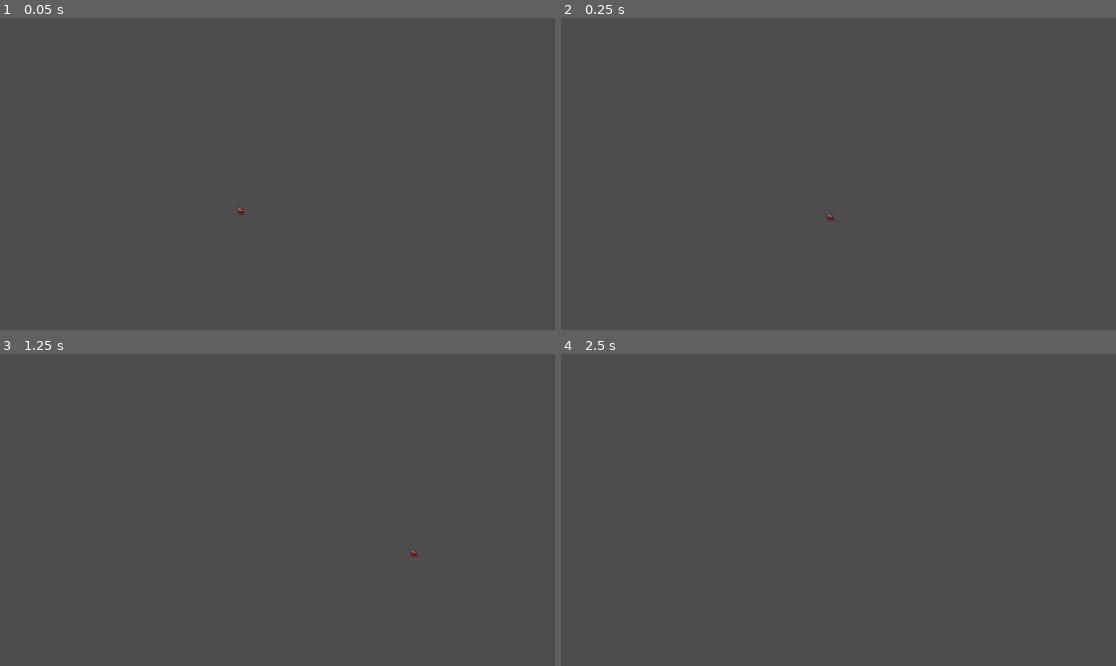
Above: before the commit, frames 1-4 (two rows, left to right).
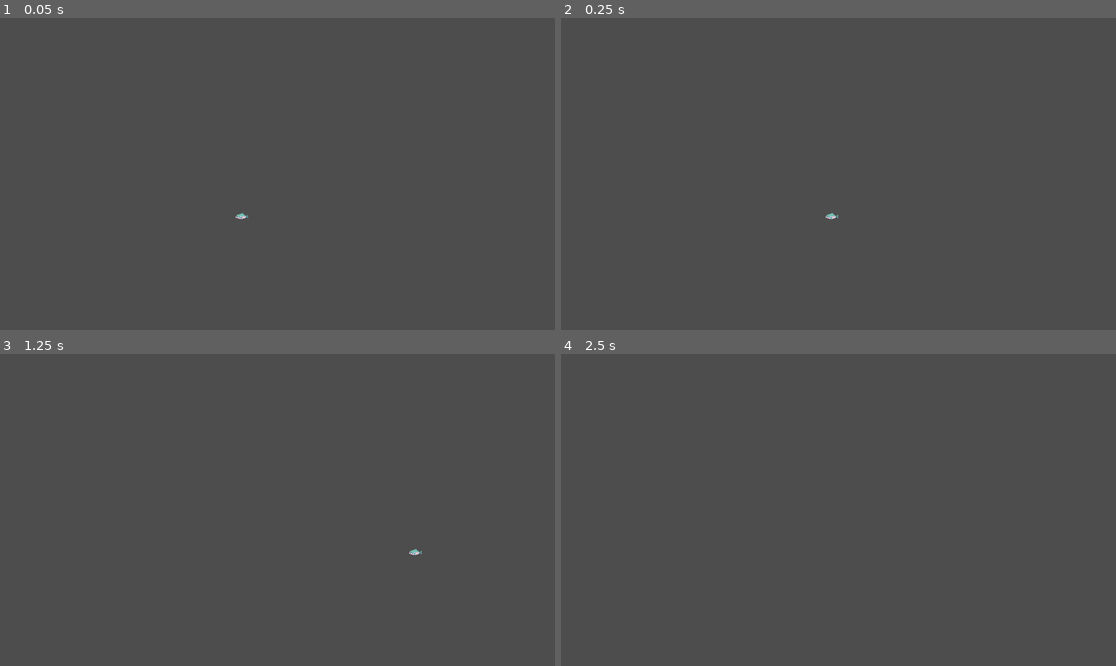
Above: after the commit, the same moments.

Repository: ocegnc/Bubullshit
Game: Godot game, scene res://Scenes/game.tscn
Two runs of this game, one before a commit and one after it. Both use one fixed random seed, a clock stepped at 60 frames per second and the inputs below.
Inputs:
- Up to frame 1 (0.05 s): no input
- Up to frame 2 (0.25 s): no input
- Up to frame 3 (1.25 s): hold Right (ui_right) from 0.53 s (still down)
- Up to frame 4 (2.5 s): tap Enter at 2 s; release Right (ui_right) at 2.03 s; hold Left (ui_left) from 2.03 s (still down)

The runs differ from the first frame. In frame 1, less than 0.1% of the frame differs, in the area x 42-45%, y 61-65%; in frame 2, less than 0.1%; in frame 3, less than 0.1%; in frame 4, nothing differs.

Commit message:
piranha final

Diff:
--- a/Scenes/game.tscn
+++ b/Scenes/game.tscn
@@ -1,19 +1,21 @@
 [gd_scene load_steps=4 format=3 uid="uid://rfwlribge6v0"]
 
 [ext_resource type="PackedScene" uid="uid://bfac5nk1dcy4p" path="res://Scenes/player.tscn" id="1_2xf6h"]
-[ext_resource type="PackedScene" uid="uid://b3tsdb5k35j3q" path="res://Scenes/piranha.tscn" id="2_1qekh"]
+[ext_resource type="PackedScene" uid="uid://cf5vxqgivp7il" path="res://Scenes/piranha.tscn" id="2_1qekh"]
 
 [sub_resource type="WorldBoundaryShape2D" id="WorldBoundaryShape2D_kuwt8"]
 
 [node name="Game" type="Node2D"]
 
 [node name="Camera2D" type="Camera2D" parent="."]
+position = Vector2(1, 0)
+scale = Vector2(-48.0748, -111112)
 
 [node name="Player1" parent="." instance=ExtResource("1_2xf6h")]
 position = Vector2(34, 28)
 
 [node name="Piranha" parent="." instance=ExtResource("2_1qekh")]
-position = Vector2(-91, 74)
+position = Vector2(-89, 98)
 
 [node name="Player2" parent="." instance=ExtResource("1_2xf6h")]
 position = Vector2(-330, 52)
--- a/Scenes/piranha.tscn
+++ b/Scenes/piranha.tscn
@@ -1,17 +1,17 @@
-[gd_scene load_steps=6 format=3 uid="uid://b3tsdb5k35j3q"]
+[gd_scene load_steps=6 format=3 uid="uid://cf5vxqgivp7il"]
 
 [ext_resource type="Script" path="res://Scripts/piranha.gd" id="1_g8bl1"]
-[ext_resource type="Texture2D" uid="uid://cdj6djosekiqp" path="res://Assets/slime_purple.png" id="2_sth8i"]
+[ext_resource type="Texture2D" uid="uid://oruki1o5g1en" path="res://Assets/piranha.png" id="2_fef1m"]
 
-[sub_resource type="AtlasTexture" id="AtlasTexture_gj8x2"]
-atlas = ExtResource("2_sth8i")
-region = Rect2(48, 54, 24, 18)
+[sub_resource type="AtlasTexture" id="AtlasTexture_slqng"]
+atlas = ExtResource("2_fef1m")
+region = Rect2(0, 0, 1376, 768)
 
 [sub_resource type="SpriteFrames" id="SpriteFrames_i2awx"]
 animations = [{
 "frames": [{
 "duration": 1.0,
-"texture": SubResource("AtlasTexture_gj8x2")
+"texture": SubResource("AtlasTexture_slqng")
 }],
 "loop": true,
 "name": &"default",
@@ -19,16 +19,18 @@
 }]
 
 [sub_resource type="CircleShape2D" id="CircleShape2D_kpvkf"]
-radius = 5.0
+radius = 8.06226
 
 [node name="Piranha" type="CharacterBody2D"]
 script = ExtResource("1_g8bl1")
 
 [node name="AnimatedSprite2D" type="AnimatedSprite2D" parent="."]
 texture_filter = 1
+position = Vector2(-1, 3)
+scale = Vector2(0.0442708, 0.0442708)
 sprite_frames = SubResource("SpriteFrames_i2awx")
 frame_progress = 0.57375
 
 [node name="CollisionShape2D" type="CollisionShape2D" parent="."]
-position = Vector2(-1, 3)
+position = Vector2(0, 3)
 shape = SubResource("CircleShape2D_kpvkf")
Binary file added: Assets/bubble.png
Not shown, added: Assets/bubble.png.import
Binary file added: Assets/piranha.png
Not shown, added: Assets/piranha.png.import
